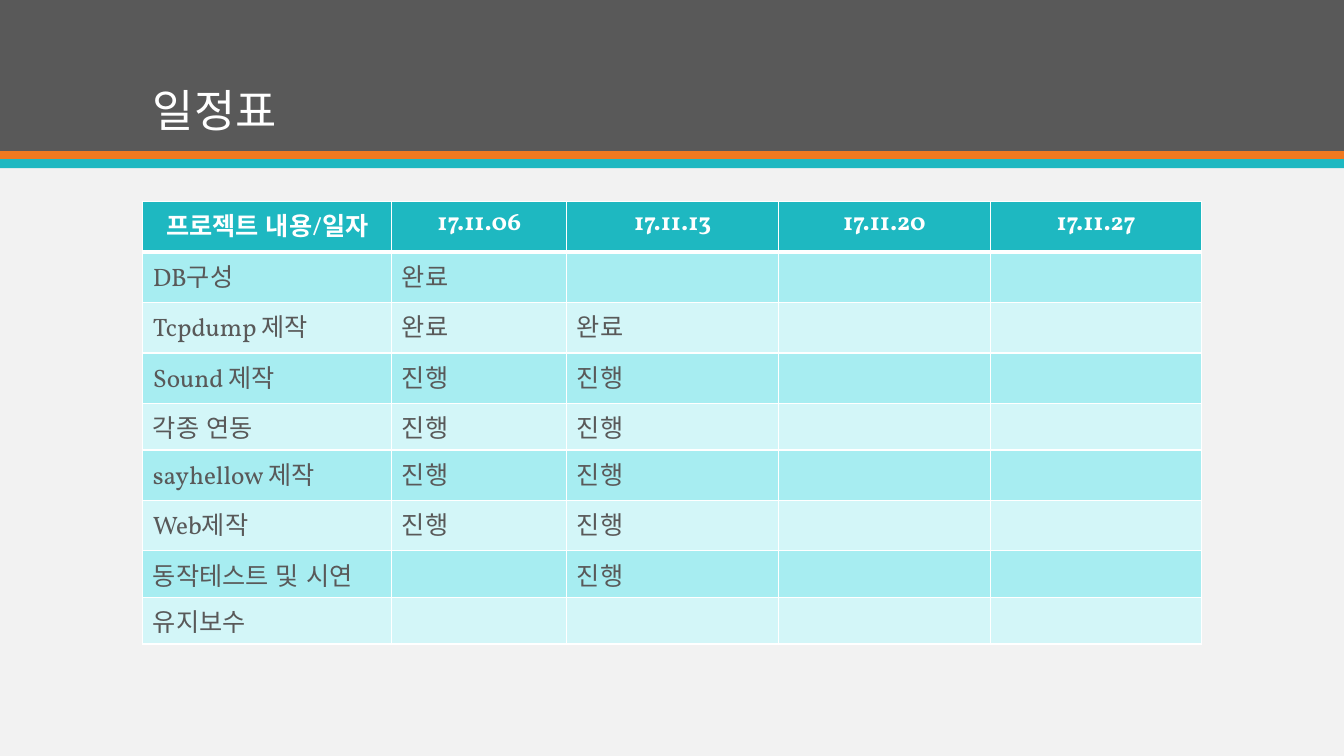
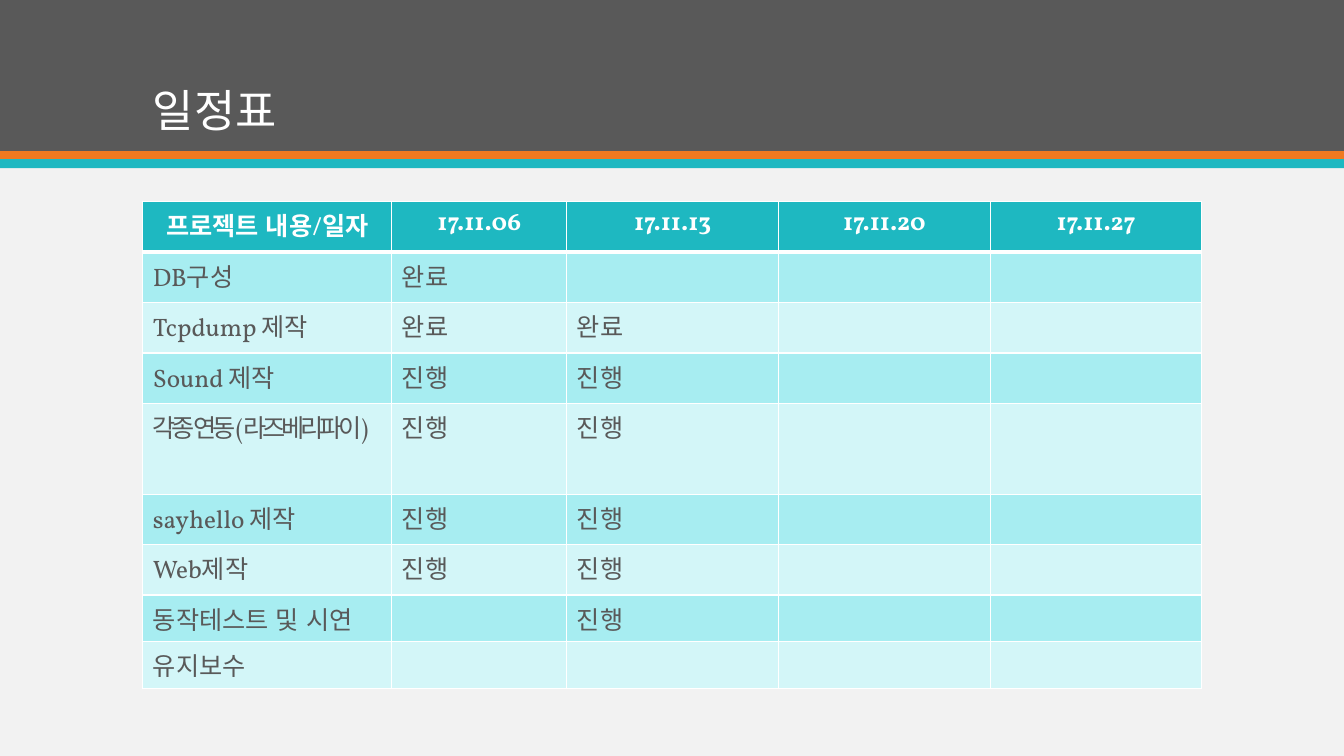
Before and after one commit to jungyoungho/Project_PPT, a slide deck: slide 22 of 개인프로젝트.pptx (slide 18 before the commit). Drawn at 1344x756 pixels with LibreOffice and Linux fonts; fonts in the diff are those of the drawing. Boxes give left, top, right and bottom in pixels: in the first picture for what was removed or moved away, otherwise in the second. Text is boxed around its words. In the diff, an @@ line names an element or a change of style, - is before the commit and + after.

```diff
--- a/개인프로젝트.pptx
+++ b/개인프로젝트.pptx
@@ table at [143, 202, 1203, 681] @@
-row 5, column 1: 각종 연동
+row 5, column 1: 각종 연동(라즈베리파이)
-row 6, column 1: sayhellow 제작
+row 6, column 1: sayhello 제작
```
Also in this commit, not shown: 1 other slide changed, 5 slides added, 1 slide removed.
